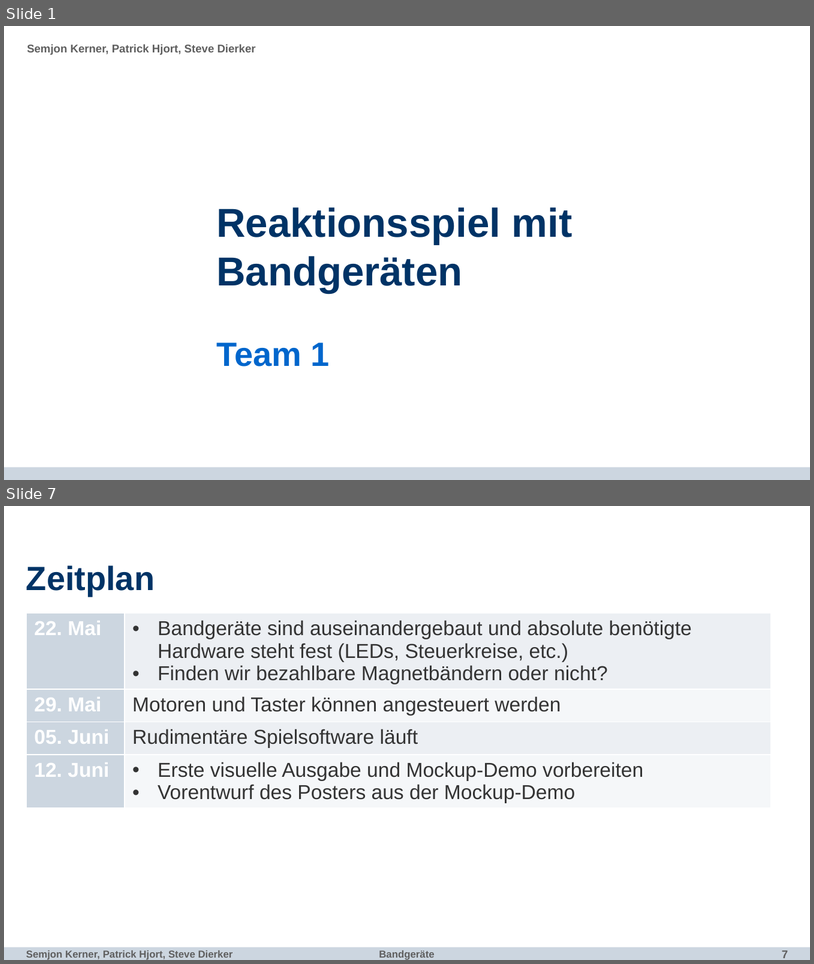
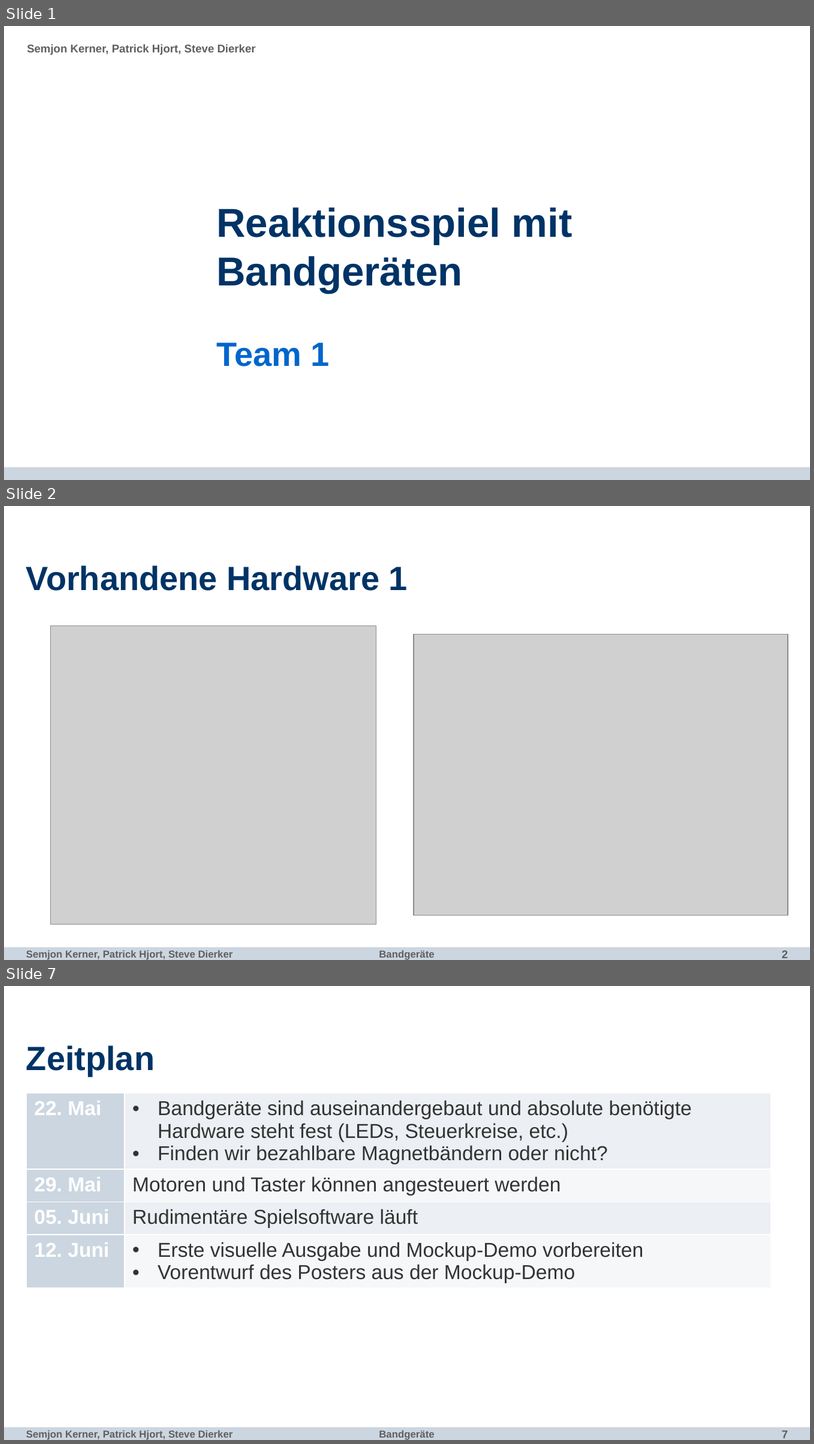
Before and after one commit to fu-inet-swp17/team1, a slide deck: slides/bandgeraete.pptx. Shown one above the other, each under a label of ours: slides 1 and 7 before the commit, slides 1, 2 and 7 after it; the slides between them are not shown. The pictures are 814x964 and 814x1444 pixels, drawn with LibreOffice and Linux fonts; fonts in the diff are those of the drawing; grey boxes stand for pictures; background and template pictures are left out. Boxes give left, top, right and bottom in pixels: in the first picture for what was removed or moved away, otherwise in the second. Text is boxed around its words. In the diff, an @@ line names an element or a change of style, - is before the commit and + after.

```diff
--- a/slides/bandgeraete.pptx
+++ b/slides/bandgeraete.pptx
@@ slide 2 added at box(4, 506, 810, 960), background #FFFFFF; not listed: 4 template elements that a slide beside it also shows @@
@@ title added at box(26, 565, 408, 591), 30 pt, text #003366, bold @@
+Vorhandene Hardware 1
@@ picture added at box(50, 625, 376, 924) @@
@@ picture added at box(414, 634, 788, 915) @@
```
Also in this commit, not shown: 3 slides changed, 2 other slides added, 2 slides removed, 1 other file.
